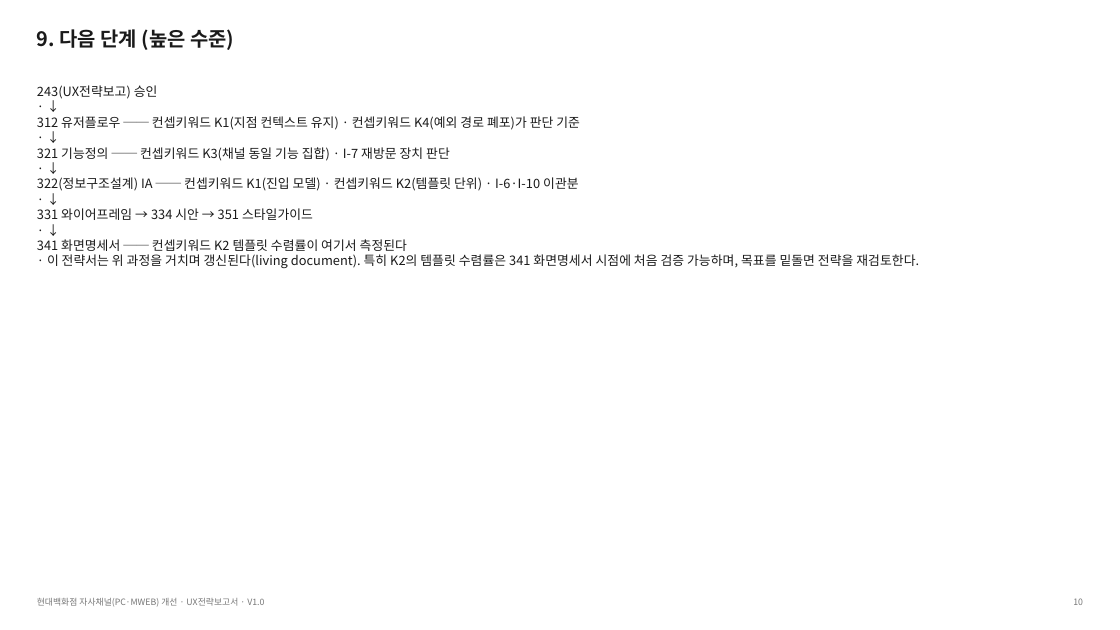
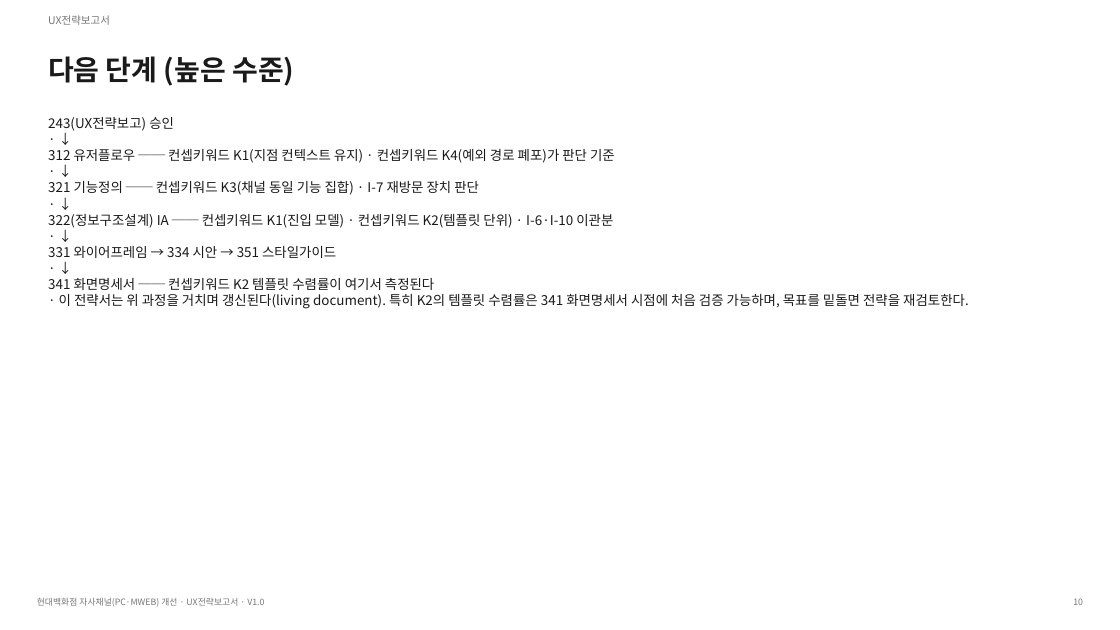
Before and after one commit to ddond-cmyk/ossp-sim-viewer, a slide deck: slide 11 of native/HDDS_UX전략보고서_V1.0.pptx. Drawn at 1120x630 pixels with LibreOffice and Linux fonts; fonts in the diff are those of the drawing. Boxes give left, top, right and bottom in pixels: in the first picture for what was removed or moved away, otherwise in the second. Text is boxed around its words. In the diff, an @@ line names an element or a change of style, - is before the commit and + after.

Commit message:
뷰어 갱신 — 제안서 서식 · 뷰어 개편

```diff
--- a/native/HDDS_UX전략보고서_V1.0.pptx
+++ b/native/HDDS_UX전략보고서_V1.0.pptx
@@ text added at (48,15,110,25), 9 pt, text #767676 @@
+UX전략보고서
@@ text at (48,56,294,86): text changed; size 17 to 24 pt @@
-9. 다음 단계 (높은 수준)
+다음 단계 (높은 수준)
@@ text "243(UX전략보고) 승인": place and size @@
-text "243(UX전략보고) 승인" at (37,85,919,268)
+text "243(UX전략보고) 승인" at (48,117,969,309)
@@ text "243(UX전략보고) 승인" at (48,117,969,309): size 11 to 11.5 pt @@
```
Also in this commit, not shown: 11 other slides changed, 59 other files.
